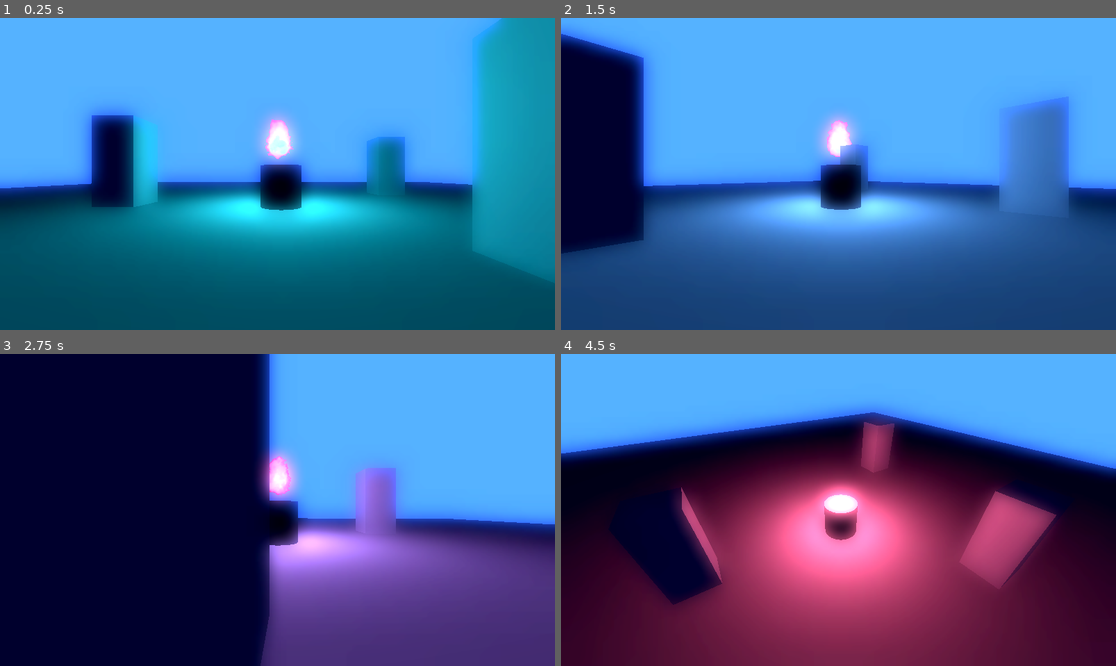
Above: before the commit, frames 1-4 (two rows, left to right).
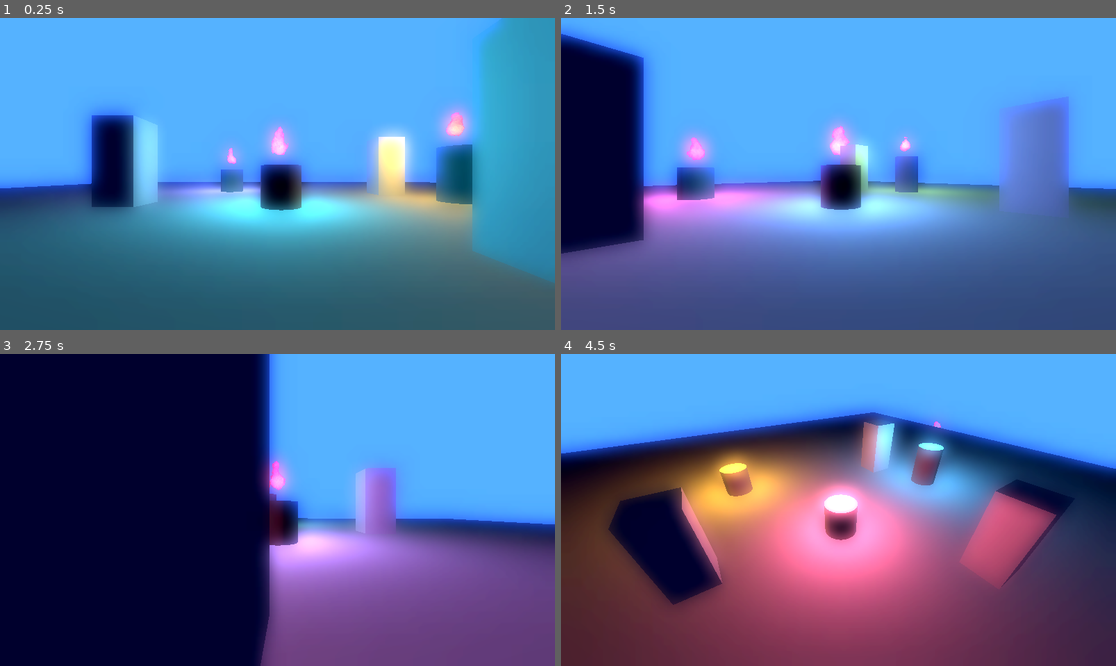
Above: after the commit, the same moments.

Repository: watson-disambiguation/shader-demos
Game: Godot game, scene res://flame_demo.tscn
Two runs of this game, one before a commit and one after it. Both use one fixed random seed, a clock stepped at 60 frames per second and the inputs below.
Inputs:
- Up to frame 1 (0.25 s): no input
- Up to frame 2 (1.5 s): tap Enter at 0.5 s; hold Right (ui_right) 0.53-1.28 s; hold Down (ui_down) from 1.28 s (still down)
- Up to frame 3 (2.75 s): release Down (ui_down) at 2.03 s; hold Right (ui_right) from 2.03 s (still down)
- Up to frame 4 (4.5 s): release Right (ui_right) at 2.78 s; hold Up (ui_up) 2.78-3.53 s; hold Left (ui_left) from 3.53 s (still down)

The runs differ from the first frame. In frame 1, 59% of the frame differs, in the area x 0-100%, y 0-100%; in frame 2, 50%; in frame 3, 16%; in frame 4, 46%.

Commit message:
Added gpu 3d perlin noise and modified sdf flame to use it

Diff:
--- a/Prefabs/SDFFlame.gd
+++ b/Prefabs/SDFFlame.gd
@@ -10,14 +10,8 @@
 func _ready():
 	var old_mat: ShaderMaterial = mesh.get_active_material(0)
 	mat = old_mat.duplicate()
-	var old_noise_tex = mat.get_shader_parameter("noiseTex");
-	var old_noise = old_noise_tex.noise
+	mat.set_shader_parameter("seed",randf_range(0,1))
 	mesh.set_surface_override_material(0,mat)
-	var noise_tex = old_noise_tex.duplicate()
-	var noise = old_noise.duplicate()
-	noise.seed = randi()
-	noise_tex.noise = noise
-	mat.set_shader_parameter("noiseTex",noise_tex)
 	curr_color = default_color
 	set_color()
 
--- a/Prefabs/SDFFlame.tscn
+++ b/Prefabs/SDFFlame.tscn
@@ -1,16 +1,7 @@
-[gd_scene load_steps=7 format=3 uid="uid://bkcmhpnkrpc5t"]
+[gd_scene load_steps=5 format=3 uid="uid://bkcmhpnkrpc5t"]
 
 [ext_resource type="Shader" path="res://Shaders/3Dsdf.gdshader" id="1_8mymq"]
 [ext_resource type="Script" path="res://Prefabs/SDFFlame.gd" id="1_vdpew"]
-
-[sub_resource type="FastNoiseLite" id="FastNoiseLite_2j15f"]
-noise_type = 3
-frequency = 0.135
-
-[sub_resource type="NoiseTexture3D" id="NoiseTexture3D_pyecy"]
-seamless = true
-seamless_blend_skirt = 0.77
-noise = SubResource("FastNoiseLite_2j15f")
 
 [sub_resource type="ShaderMaterial" id="ShaderMaterial_efa4c"]
 resource_local_to_scene = true
@@ -19,17 +10,19 @@
 shader_parameter/brightness = 20.0
 shader_parameter/innerColor = Color(1, 0.584314, 0.207843, 1)
 shader_parameter/outerColor = Color(0.858824, 0, 0.0588235, 1)
-shader_parameter/noiseScale = 0.275
+shader_parameter/noiseGrid = 0.24
+shader_parameter/seed = null
+shader_parameter/octaves = 4
+shader_parameter/noiseScale = 0.065
 shader_parameter/raycastLength = 1.0
-shader_parameter/raycastSteps = 205
+shader_parameter/raycastSteps = 25
 shader_parameter/sphereCenter1 = Vector3(0, -0.105, 0)
-shader_parameter/sphereRadius1 = 0.08
+shader_parameter/sphereRadius1 = 0.145
 shader_parameter/sphereCenter2 = Vector3(0, 0.19, 0)
-shader_parameter/sphereRadius2 = 0.005
+shader_parameter/sphereRadius2 = 0.03
 shader_parameter/burnSpeed = 1.305
 shader_parameter/mergeRadius = 0.285
 shader_parameter/depthMultiplier = 2.285
-shader_parameter/noiseTex = SubResource("NoiseTexture3D_pyecy")
 
 [sub_resource type="SphereMesh" id="SphereMesh_vasl7"]
 material = SubResource("ShaderMaterial_efa4c")
--- a/Shaders/3Dsdf.gdshader
+++ b/Shaders/3Dsdf.gdshader
@@ -1,6 +1,6 @@
 shader_type spatial;
 #include "Libraries/SDFLibrary.gdshaderinc"
-
+#include "Libraries/NoiseLibrary.gdshaderinc"
 render_mode specular_disabled;
 render_mode unshaded;
 render_mode cull_back;
@@ -8,9 +8,9 @@
 uniform float brightness;
 uniform vec3 innerColor : source_color;
 uniform vec3 outerColor : source_color;
-uniform sampler2D depth_texture : hint_depth_texture;
-uniform sampler2D screen_texture : hint_screen_texture;
-uniform sampler3D noiseTex;
+uniform float noiseGrid;
+uniform float seed;
+uniform int octaves : hint_range(0, 10, 1);
 uniform float noiseScale;
 uniform float raycastLength;
 uniform int raycastSteps;
@@ -31,7 +31,7 @@
 float sdf(vec3 pos) {
 	float sdf1 = sphereSDF(pos,sphereCenter1,sphereRadius1);
 	float sdf2 = sphereSDF(pos,sphereCenter2,sphereRadius2);
-	float noise = texture(noiseTex,fract(pos + burnSpeed * vec3(0.,-TIME,0.))).x * noiseScale;
+	float noise = perlinNoise3DOctaves(pos + burnSpeed * vec3(0.,-TIME,0.),noiseGrid,seed,octaves) * noiseScale;
 	return round_merge(sdf1,sdf2,mergeRadius) - noise;
 }
 
--- a/Shaders/noiseTest.gdshader
+++ b/Shaders/noiseTest.gdshader
@@ -1,10 +1,13 @@
 shader_type spatial;
 #include "Libraries/NoiseLibrary.gdshaderinc"
 
+uniform float depth;
+uniform float edge;
 uniform float seed;
 uniform float gridSize;
 uniform int octaves;
 
 void fragment() {
-	ALBEDO = vec3(0.5 * perlinNoise2DOctaves(UV,gridSize,seed,octaves) + 0.5);
+	float noiseVal = 0.5 * perlinNoise3DOctaves(vec3(UV,depth),gridSize,seed,octaves) + 0.5;
+	ALBEDO = vec3(noiseVal);
 }
--- a/flame_demo.tscn
+++ b/flame_demo.tscn
@@ -74,3 +74,29 @@
 [node name="MeshInstance3D4" type="MeshInstance3D" parent="WorldEnvironment"]
 transform = Transform3D(1, 0, 0, 0, 1, 0, 0, 0, 1, -0.380728, 0, 3.9608)
 mesh = SubResource("BoxMesh_5msmd")
+
+[node name="Torch2" type="Node3D" parent="WorldEnvironment"]
+transform = Transform3D(1, 0, 0, 0, 1, 0, 0, 0, 1, -4.47787, 0, 2.19799)
+
+[node name="MeshInstance3D" type="MeshInstance3D" parent="WorldEnvironment/Torch2"]
+transform = Transform3D(1, 0, 0, 0, 1, 0, 0, 0, 1, 0, -0.791202, -0.0862501)
+mesh = SubResource("CylinderMesh_ydhcd")
+skeleton = NodePath("../..")
+
+[node name="SDF Flame" parent="WorldEnvironment/Torch2/MeshInstance3D" instance=ExtResource("1_mcist")]
+transform = Transform3D(1, 0, 0, 0, 1, 0, 0, 0, 1, 0, 1.65, 0)
+default_color = Vector3(0.775, 0.845, 0.655)
+color_speed = 0.1
+
+[node name="Torch3" type="Node3D" parent="WorldEnvironment"]
+transform = Transform3D(1, 0, 0, 0, 1, 0, 0, 0, 1, -0.831824, 0.568363, -5.10418)
+
+[node name="MeshInstance3D" type="MeshInstance3D" parent="WorldEnvironment/Torch3"]
+transform = Transform3D(1, 0, 0, 0, 1, 0, 0, 0, 1, 0, -0.791202, -0.0862501)
+mesh = SubResource("CylinderMesh_ydhcd")
+skeleton = NodePath("../../Torch2")
+
+[node name="SDF Flame" parent="WorldEnvironment/Torch3/MeshInstance3D" instance=ExtResource("1_mcist")]
+transform = Transform3D(1, 0, 0, 0, 1, 0, 0, 0, 1, 0, 1.65, 0)
+default_color = Vector3(0.21, 0.845, 0.655)
+color_speed = 0.1
--- a/noise_test.tscn
+++ b/noise_test.tscn
@@ -5,8 +5,10 @@
 [sub_resource type="ShaderMaterial" id="ShaderMaterial_21qip"]
 render_priority = 0
 shader = ExtResource("1_gxja5")
-shader_parameter/seed = 0.27
-shader_parameter/gridSize = 0.2
+shader_parameter/depth = 2.505
+shader_parameter/edge = 0.91
+shader_parameter/seed = 0.53
+shader_parameter/gridSize = 0.105
 shader_parameter/octaves = 8
 
 [sub_resource type="QuadMesh" id="QuadMesh_n3kmb"]
Not shown, changed: Shaders/Libraries/HashLibrary.gdshaderinc
Not shown, changed: Shaders/Libraries/NoiseLibrary.gdshaderinc
